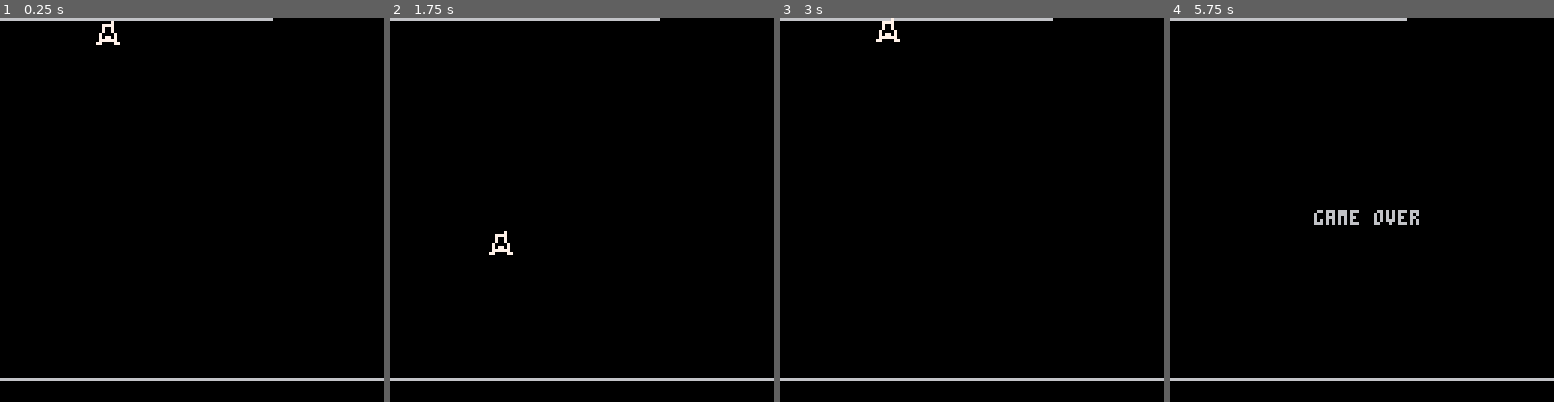
Above: before the commit, frames 1-4 (left to right).
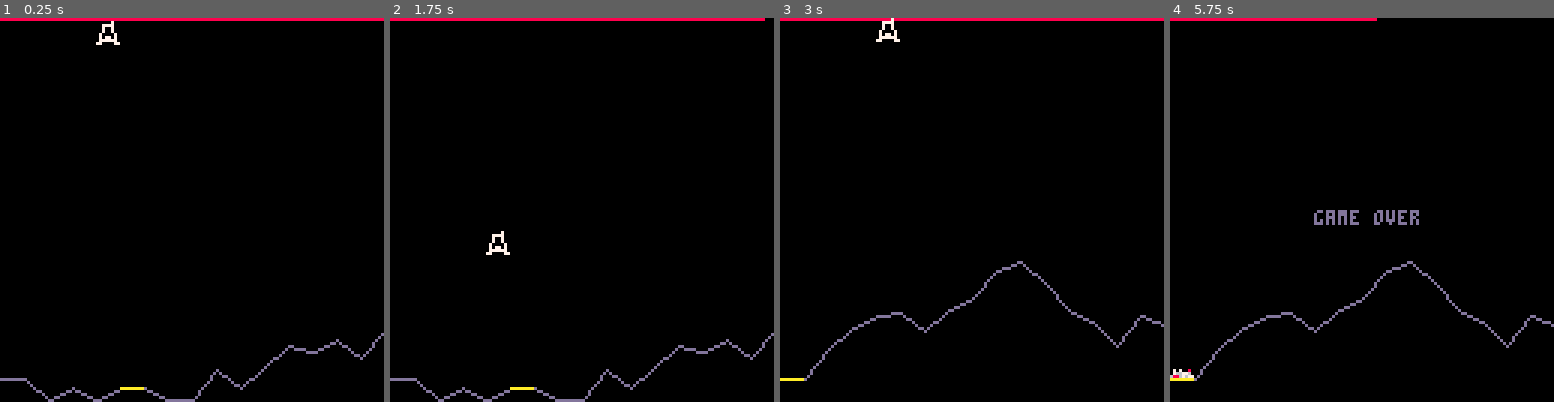
Above: after the commit, the same moments.

Repository: dakerfp/lander.p8
Game: PICO-8 cartridge lander.p8
Same seed, same stepped clock (60 frames per second), same inputs: the game is played once before the commit and once after it.
Inputs:
- Up to frame 1 (0.25 s): no input
- Up to frame 2 (1.75 s): tap X (X key) at 0.33, 1.07 s; hold Right from 1.6 s (still down)
- Up to frame 3 (3 s): tap X (X key) at 1.85, 2.97 s; release Right at 2.1 s; hold Up 2.15-2.42 s; hold Right from 2.47 s (still down)
- Up to frame 4 (5.75 s): release Right at 3.03 s; hold Left 3.08-3.58 s; hold Right 4.02-4.68 s; tap X (X key) at 4.08, 5.2 s; hold Up 4.73-5.03 s; hold Left 5.08-5.68 s

The runs differ from the first frame. In frame 1, 2.3% of the frame differs, in the area x 0-100%, y 0-100%; in frame 2, 2.4%; in frame 3, 2.3%; in frame 4, 2.6%, in the area x 0-100%, y 0-95%.

Commit message:
add heightmap logic

Diff:
--- a/lander.p8
+++ b/lander.p8
@@ -15,16 +15,60 @@
 	return false
 end
 
+function hmappair(hmap,x)
+	last = hmap[1]
+	for i=2,#hmap do
+		p = hmap[i]
+		if x < p.x then
+			return last, p
+		end
+		last = p
+	end
+	-- will fail
+end
+
+function islanding(hmap, x)
+	p0,p1=hmappair(hmap,x)
+	return p0.landing
+end
+
+function heightmap(f,x)
+	last, cur = hmappair(hmap,x)
+	t = (x-last.x)/(cur.x-last.x)
+	return last.y + t * (cur.y-last.y)
+end
+
+function genhmap(len,y0,vary)
+	hmap = {}
+	lpad=1+flr(rnd(len-1))
+	for i=1,len+1 do
+		landing = i==lpad
+		p = {
+			x=128 * (i-1) / len,
+			y=y0,
+			landing=landing
+		}
+		if not landing then
+			-- do not slope on landing pad
+			y0+=rnd(2*vary)-vary
+			y0=mid(64,y0,127)
+		end
+		add(hmap,p)
+	end
+	return hmap
+end
+
 function _init()
 	ship = {x=32,y=0,
 									vx=0,vy=0,
-									hthrust=0.2,
+									hthrust=0.1,
 									vthrust=0.2,
-									fuel=90,
-									fuelcons=0.2,
+									fuel=128,
+									fuelcons=1,
 									landed=false,
 									state="idle"}
-	planet = {floory=120,g=0.05,crashvel=1}
+	hmap = genhmap(16,120,10)
+	planet = {g=0.05,crashvel=1,hmap=hmap}
 end
 
 function _update()
@@ -64,11 +108,13 @@
 	ship.x += ship.vx
 	ship.y += ship.vy
 	-- collision check
-	if ship.y + 8 > planet.floory then -- 8 is sprite width
-		if ship.vy > planet.crashvel then
+	lx=ship.x+4
+	if ship.y + 8 > heightmap(planet.hmap,lx) then -- 8 is sprite width
+		if ship.vy < planet.crashvel
+			and islanding(planet.hmap,lx) then
+			ship.state="landed"
+		else
 			ship.state="crashed"
-		else
-			ship.state="landed"
 		end
 	end
 end
@@ -76,8 +122,14 @@
 function _draw()
 	cls()
 	-- landscape and hud
-	line(0,0,ship.fuel,0)
-	line(0,planet.floory,128,planet.floory)
+	line(0,0,ship.fuel,0,8) -- red
+	last = planet.hmap[1]
+	for p in all(planet.hmap) do
+		c = 13 -- purple
+		if (last.landing) c=10 -- yellow
+		line(last.x,last.y,p.x,p.y,c)
+		last = p
+	end
 	-- ship
 	if ship.state == "crashed" then
 		print("game over", 48, 64)
